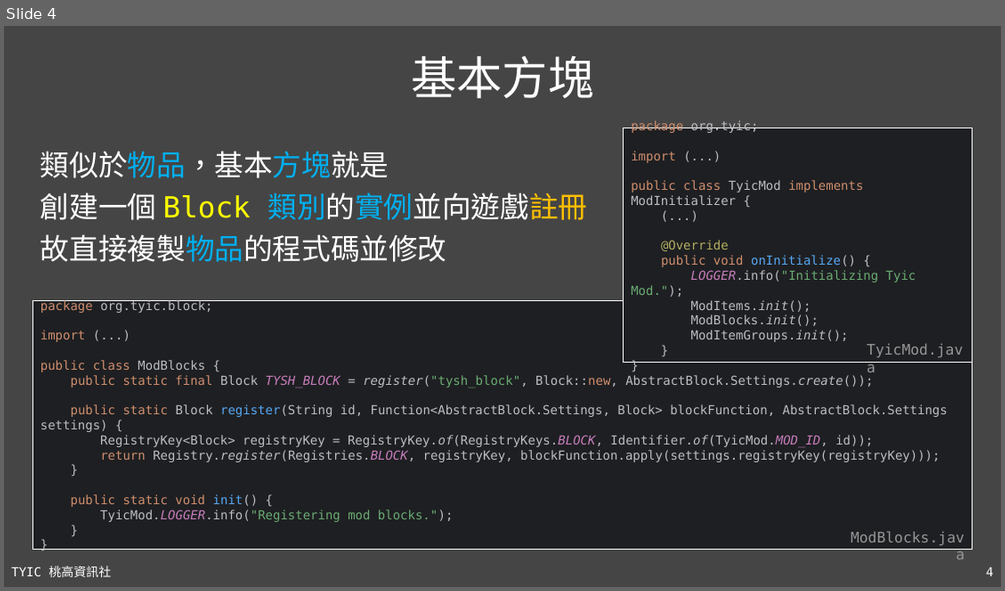
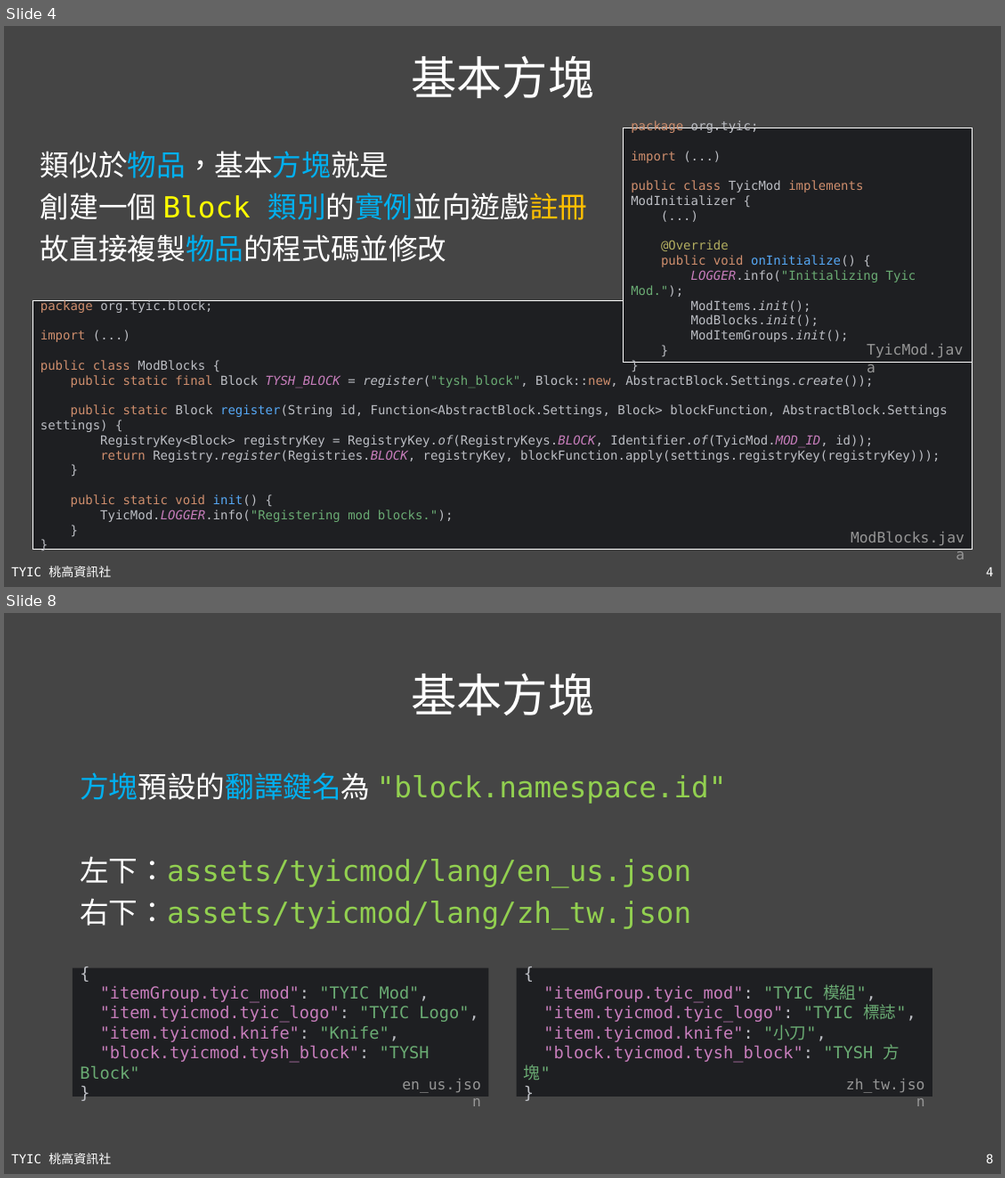
Before and after one commit to TYSHIC/slides, a slide deck: ppt/52_Java專案：方塊.pptx. Shown one above the other, each under a label of ours: slide 4 before the commit, slides 4 and 8 after it; the slides between them are not shown. The pictures are 1005x591 and 1005x1178 pixels, drawn with LibreOffice and Linux fonts; fonts in the diff are those of the drawing. Boxes give left, top, right and bottom in pixels: in the first picture for what was removed or moved away, otherwise in the second. Text is boxed around its words. In the diff, an @@ line names an element or a change of style, - is before the commit and + after.

```diff
--- a/ppt/52_Java專案：方塊.pptx
+++ b/ppt/52_Java專案：方塊.pptx
@@ slide 8 added at [4, 613, 1001, 1174], background #454545; not listed: 2 template elements that a slide beside it also shows @@
@@ title added at [411, 674, 593, 715], 44 pt, text #FFFFFF @@
+基本方塊
@@ text added at [80, 772, 727, 930], 28 pt, text #92D050 @@
+方塊預設的翻譯鍵名為 "block.namespace.id"
+左下：assets/tyicmod/lang/en_us.json
+右下：assets/tyicmod/lang/zh_tw.json
@@ rectangle added at [73, 968, 488, 1097], fill #1E1F22, 16 pt, text #C77DBB @@
+{
+"itemGroup.tyic_mod": "TYIC Mod",
+"item.tyicmod.tyic_logo": "TYIC Logo",
+"item.tyicmod.knife": "Knife",
+"block.tyicmod.tysh_block": "TYSH Block"
+}
@@ rectangle added at [517, 968, 932, 1097], fill #1E1F22, 16 pt, text #C77DBB @@
+{
+"itemGroup.tyic_mod": "TYIC 模組",
+"item.tyicmod.tyic_logo": "TYIC 標誌",
+"item.tyicmod.knife": "小刀",
+"block.tyicmod.tysh_block": "TYSH 方塊"
+}
@@ text added at [402, 1078, 481, 1093], 14 pt, text #969696 @@
+en_us.json
@@ text added at [846, 1078, 925, 1093], 14 pt, text #969696 @@
+zh_tw.json
```
Also in this commit, not shown: 3 slides changed, 9 other slides added, 4 other files.
